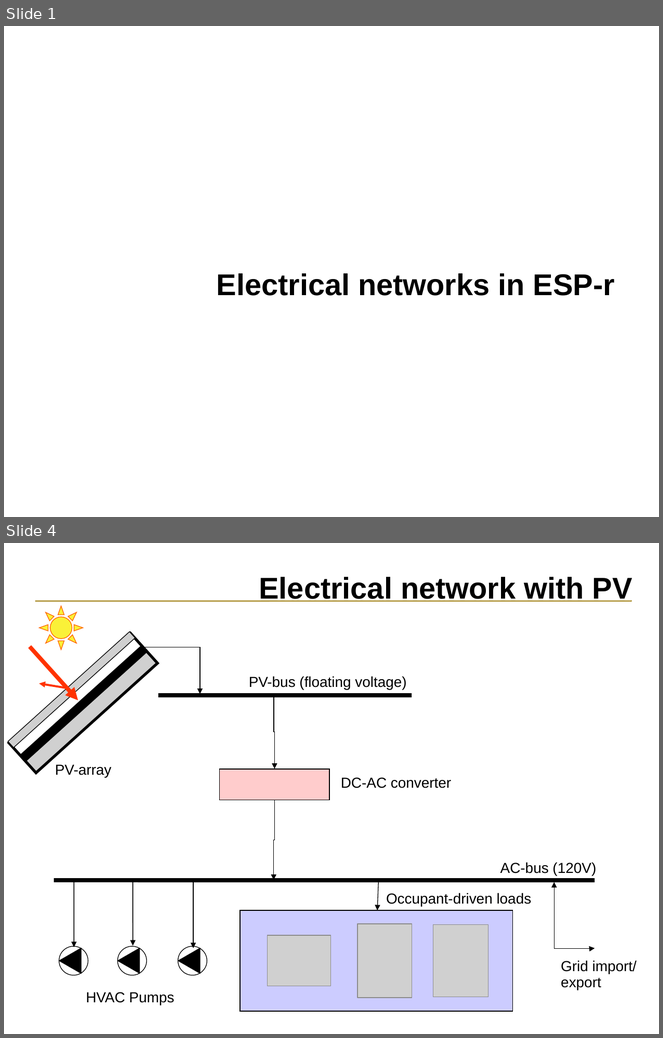
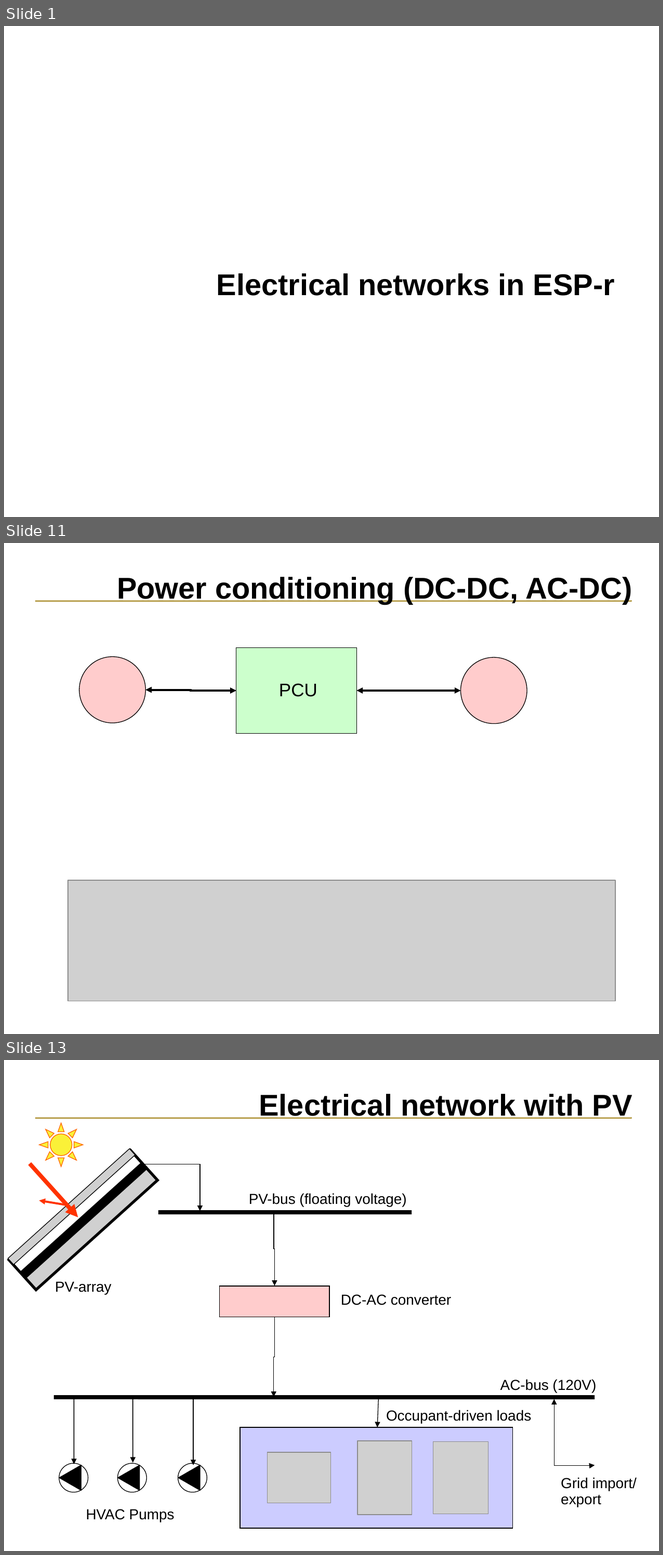
Before and after one commit to ESP-rCommunity/ESPrExtras, a slide deck: training/NRCan_course_materials/elec_network/electric_network.ppt. Shown one above the other, each under a label of ours: slides 1 and 4 before the commit, slides 1, 11 and 13 after it; the slides between them are not shown. The pictures are 663x1038 and 663x1555 pixels, drawn with LibreOffice and Linux fonts; fonts in the diff are those of the drawing; grey boxes stand for pictures; background and template pictures are left out. Boxes give left, top, right and bottom in pixels: in the first picture for what was removed or moved away, otherwise in the second. Text is boxed around its words. In the diff, an @@ line names an element or a change of style, - is before the commit and + after.

```diff
--- a/training/NRCan_course_materials/elec_network/electric_network.ppt
+++ b/training/NRCan_course_materials/elec_network/electric_network.ppt
@@ slide 11 added at box(4, 543, 659, 1034), background #FFFFFF; not listed: 1 template element that a slide beside it also shows @@
@@ title added at box(117, 577, 632, 604), 33 pt, text #000000, bold @@
+Power conditioning (DC-DC, AC-DC)
@@ rectangle added at box(236, 648, 357, 734), fill #CCFFCC, outline #000000 0.74 pt @@
@@ ellipse added at box(79, 657, 145, 723), fill #FFCCCC, outline #000000 0.74 pt @@
@@ ellipse added at box(461, 657, 527, 724), fill #FFCCCC, outline #000000 0.74 pt @@
@@ elbow double arrow added from (145, 690) to (236, 691), #000000 2.24 pt @@
@@ text added at box(279, 683, 318, 697), 20 pt, text #000000 @@
+PCU
@@ elbow double arrow added from (357, 691) to (461, 691), #000000 2.24 pt @@
@@ picture added at box(68, 880, 616, 1001) @@
@@ what was slide 4 is now slide 13 @@
```
Also in this commit, not shown: 1 slide changed, 9 other slides added, 1 slide removed.
